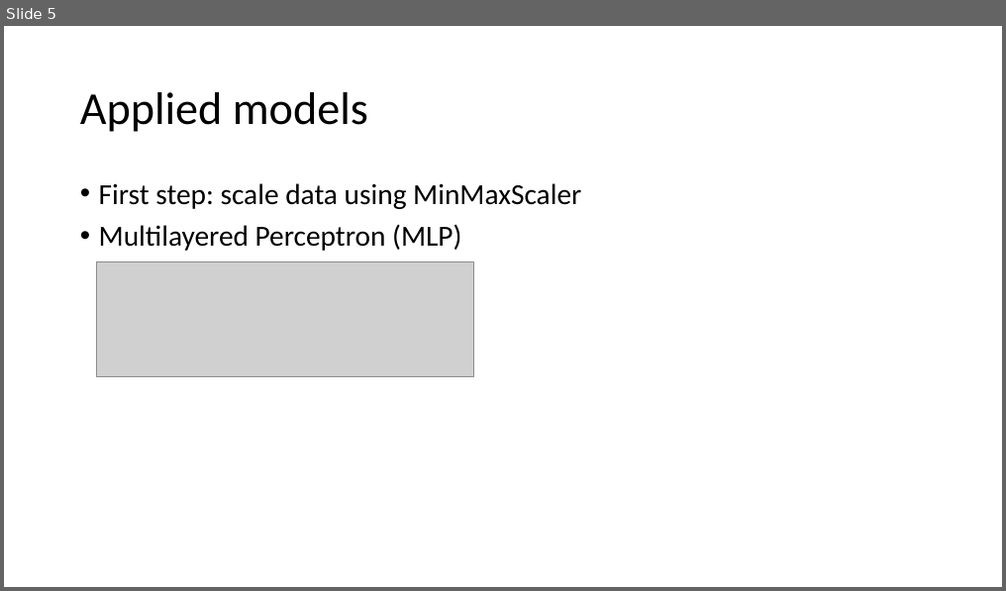
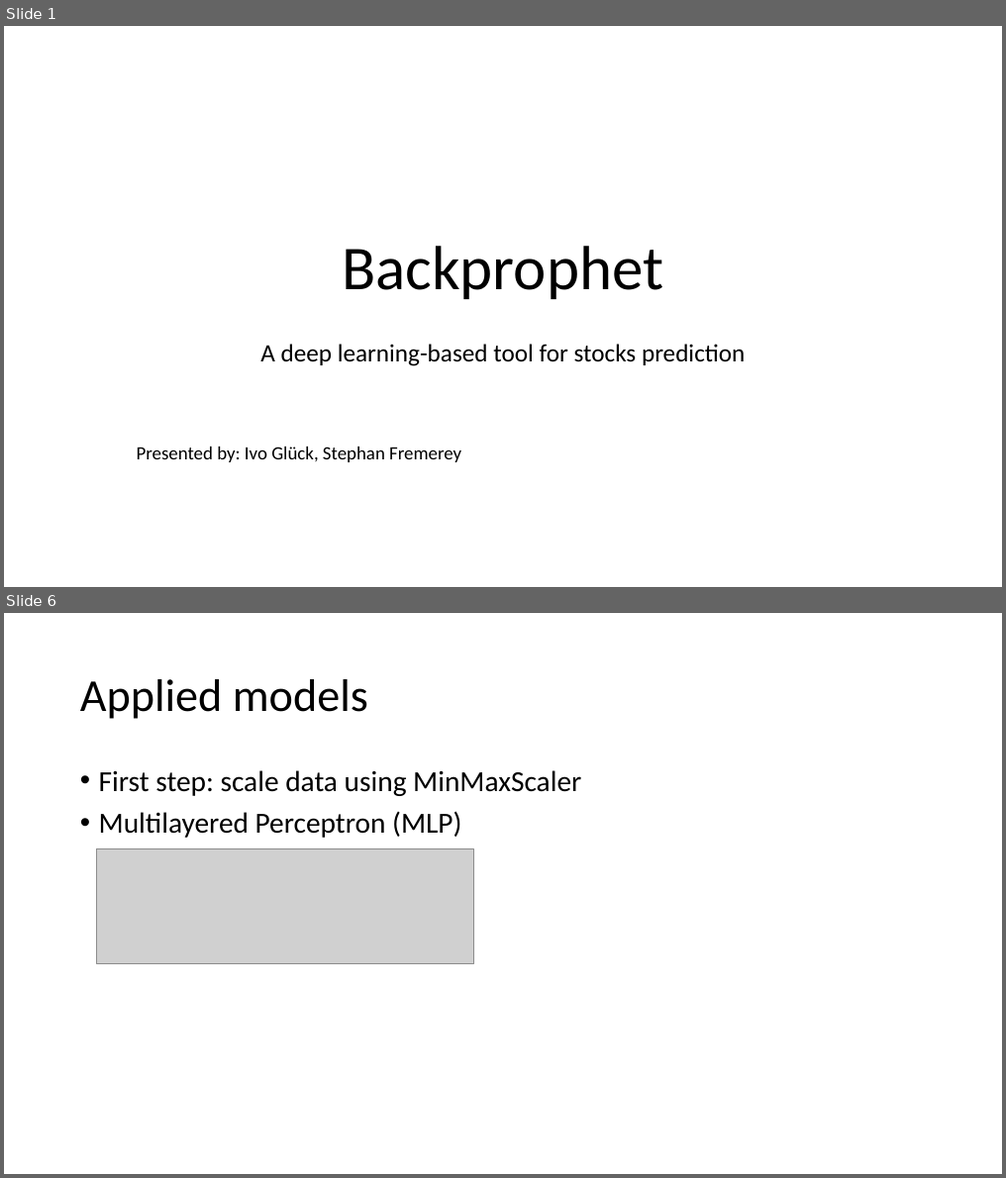
Before and after one commit to sfremerey/backprophet, a slide deck: Backprophet.pptx. Shown one above the other, each under a label of ours: slide 5 before the commit, slides 1 and 6 after it; the slides between them are not shown. The pictures are 1006x591 and 1006x1178 pixels, drawn with LibreOffice and Linux fonts; fonts in the diff are those of the drawing; grey boxes stand for pictures. Boxes give left, top, right and bottom in pixels: in the first picture for what was removed or moved away, otherwise in the second. Text is boxed around its words. In the diff, an @@ line names an element or a change of style, - is before the commit and + after.

```diff
--- a/Backprophet.pptx
+++ b/Backprophet.pptx
@@ slide 1 added at <box>4,26,1002,587</box>, background #FFFFFF @@
@@ title added at <box>342,246,663,299</box>, 60 pt, text #000000 @@
+Backprophet
@@ subtitle added at <box>137,344,745,463</box>, 24 pt, text #000000 @@
+A deep learning-based tool for stocks prediction
+Presented by: Ivo Glück, Stephan Fremerey
@@ what was slide 5 is now slide 6 @@
```
Also in this commit, not shown: 4 slides changed, 4 other slides added, 1 slide removed, 2 other files.
